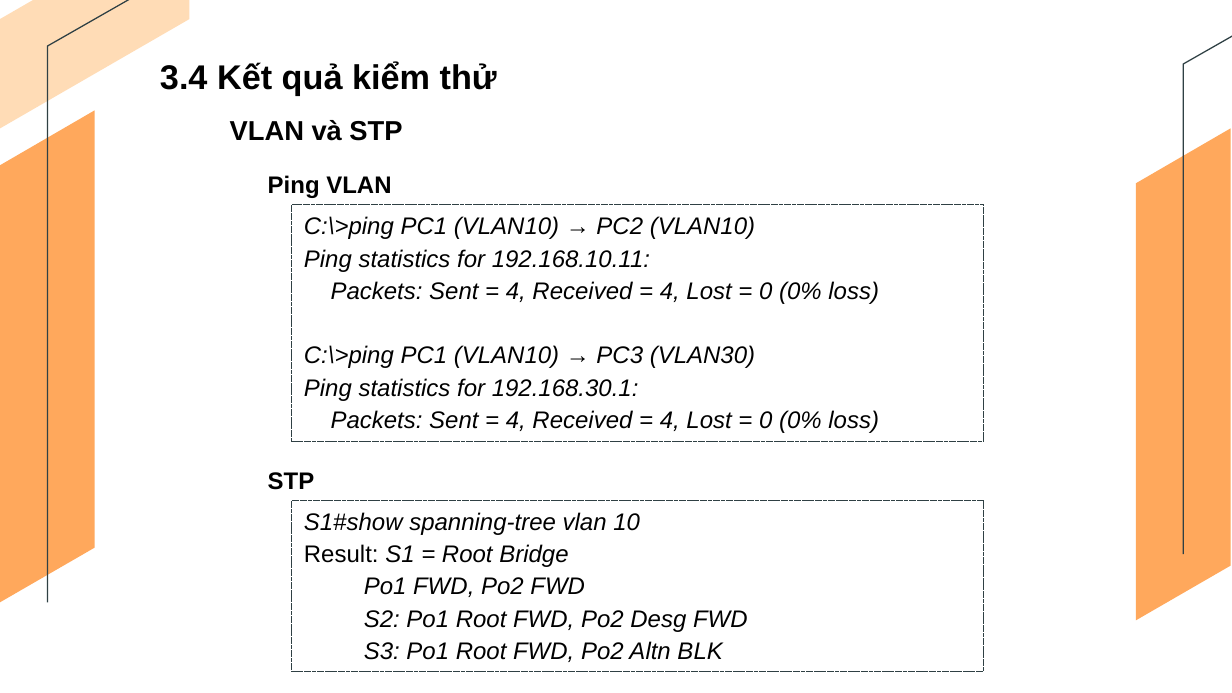
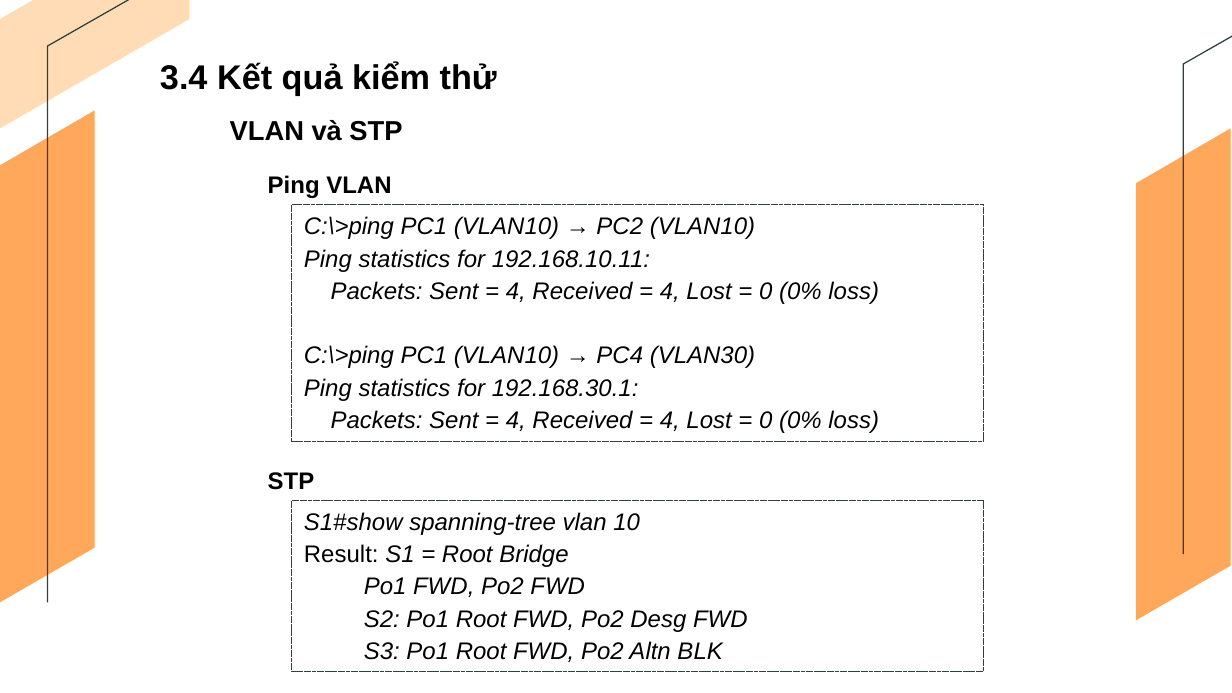
Before and after one commit to TrangThanhHieu/tn-da21ttb-110121023-trangthanhhieu-xaydungmohinhmangwanbaomattoiuuhieusuat-cpt, a slide deck: slide 24 of docs/110121023_TrangThanhHieu_Da21TTB.pptx. Drawn at 1232x693 pixels with LibreOffice and Linux fonts; fonts in the diff are those of the drawing. Boxes give left, top, right and bottom in pixels: in the first picture for what was removed or moved away, otherwise in the second. Text is boxed around its words. In the diff, an @@ line names an element or a change of style, - is before the commit and + after.

```diff
--- a/docs/110121023_TrangThanhHieu_Da21TTB.pptx
+++ b/docs/110121023_TrangThanhHieu_Da21TTB.pptx
@@ text in rectangle at [304, 345, 755, 368]: text changed @@
-C:\>ping PC1 (VLAN10) → PC3 (VLAN30)
+C:\>ping PC1 (VLAN10) → PC4 (VLAN30)
```
Also in this commit, not shown: 5 other slides changed, 1 slide added, 1 slide removed, 4 other files.
